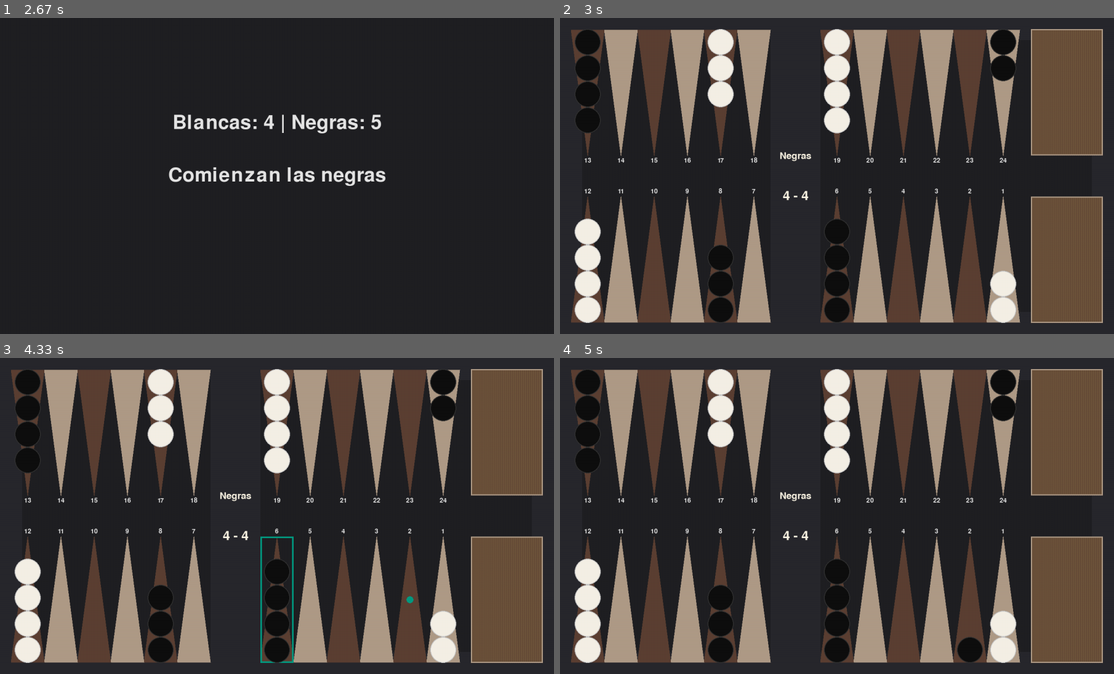
Above: before the commit, frames 1-4 (two rows, left to right).
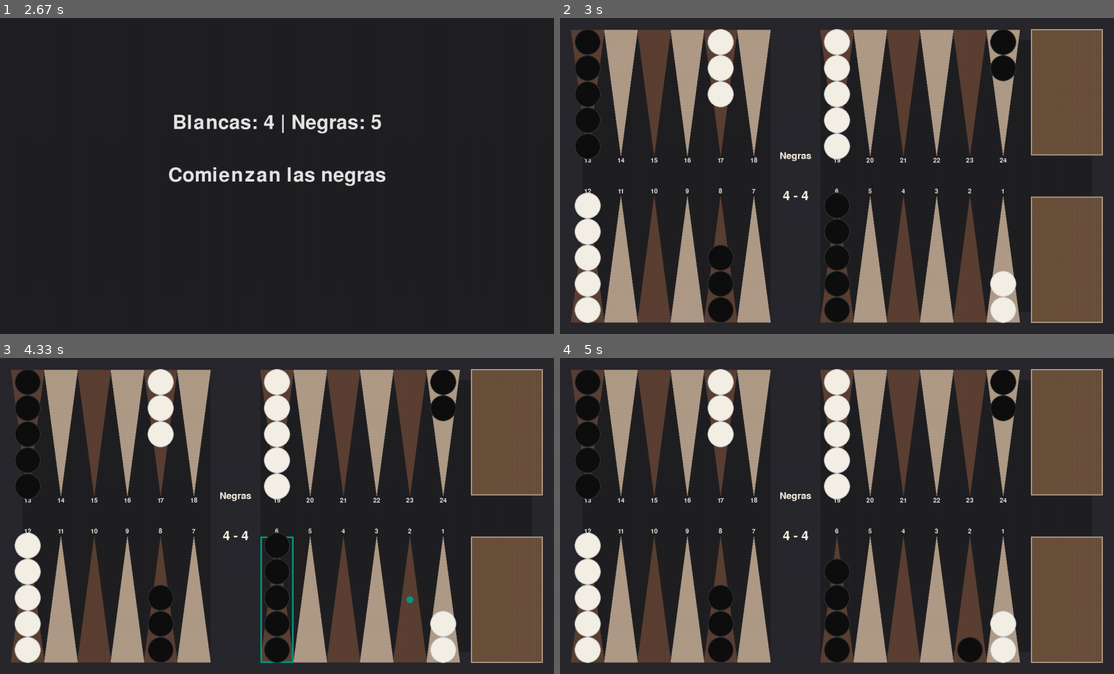
Above: after the commit, the same moments.

Repository: BarbozaFederico/rback
Game: pygame game, started from backgammon/pygame_ui/ui.py
Same seed, same stepped clock (60 frames per second), same inputs: the game is played once before the commit and once after it.
Inputs (mouse positions are in pixels of both pictures, inside the frame that each line leads up to):
- Up to frame 1 (2.67 s): click (277, 176) at 0.38 s
- Up to frame 2 (3 s): no input
- Up to frame 3 (4.33 s): click (421, 566) at 3.22 s; click (277, 598) at 4.05 s
- Up to frame 4 (5 s): click (969, 598) at 4.38 s

Frame 1 is identical in both runs. In frame 2, 0.8% of the frame differs, in the area x 2-53%, y 36-64%; in frame 3, 0.8%; in frame 4, 0.7%.

Commit message:
Fix: Display fifth checker on board
The previous logic only drew up to four checkers on a point, hiding the fifth. This commit updates the drawing logic in `_draw_checkers` to display up to five checkers, ensuring that all pieces are visible. The position of the stack count for more than five checkers has also been adjusted accordingly.

Diff:
--- a/backgammon/pygame_ui/ui.py
+++ b/backgammon/pygame_ui/ui.py
@@ -220,8 +220,8 @@
                 else rect.bottom - self.checker_radius
             )
 
-            # Draw up to 4 checkers
-            num_to_draw = min(len(checkers), 4)
+            # Draw up to 5 checkers
+            num_to_draw = min(len(checkers), 5)
             for i in range(num_to_draw):
                 center_x = rect.centerx
                 center_y = base_y + (i * 2 * self.checker_radius * direction)
@@ -249,8 +249,8 @@
                     else COLOR_PIEZA_BLANCA
                 )
                 count_text = self.font.render(str(len(checkers)), True, text_color)
-                # Position the count on the 4th checker's position (index 3)
-                count_y = base_y + (3 * 2 * self.checker_radius * direction)
+                # Position the count on the 5th checker's position (index 4)
+                count_y = base_y + (4 * 2 * self.checker_radius * direction)
                 text_rect = count_text.get_rect(center=(rect.centerx, count_y))
                 self.screen.blit(count_text, text_rect)
 
